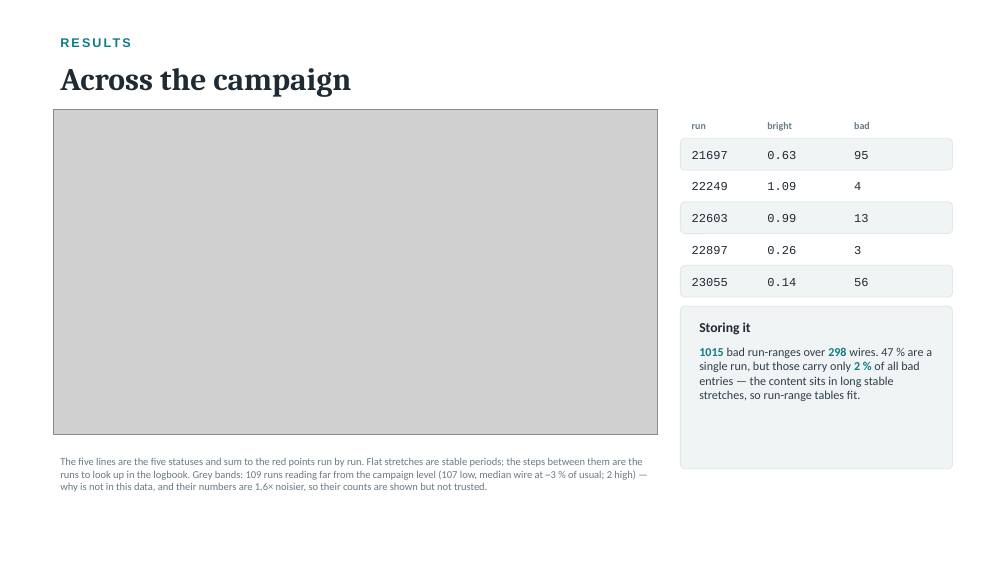
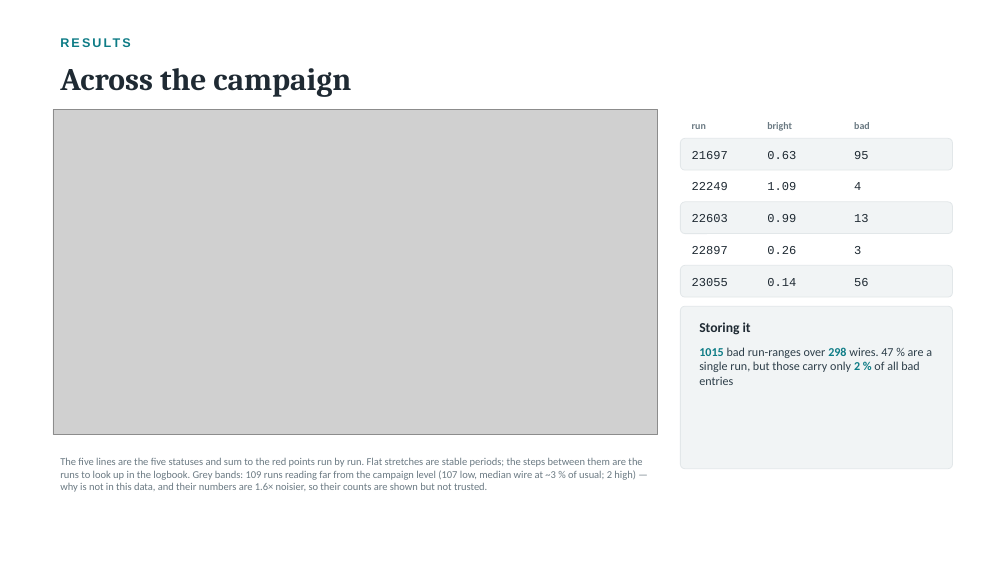
Before and after one commit to KongTu/deadChannel-ALERT-CLAS12, a slide deck: slide 8 of ahdc_dead_channels_kong.pptx (slide 7 before the commit). Drawn at 1008x567 pixels with LibreOffice and Linux fonts; fonts in the diff are those of the drawing; grey boxes stand for pictures. Boxes give left, top, right and bottom in pixels: in the first picture for what was removed or moved away, otherwise in the second. Text is boxed around its words. In the diff, an @@ line names an element or a change of style, - is before the commit and + after.

```diff
--- a/ahdc_dead_channels_kong.pptx
+++ b/ahdc_dead_channels_kong.pptx
@@ text at box(699, 347, 932, 385): text changed @@
-1015 bad run-ranges over 298 wires. 47 % are a single run, but those carry only 2 % of all bad entries — the content sits in long stable stretches, so run-range tables fit.
+1015 bad run-ranges over 298 wires. 47 % are a single run, but those carry only 2 % of all bad entries
```
Also in this commit, not shown: 3 other slides changed, 2 slides added.
